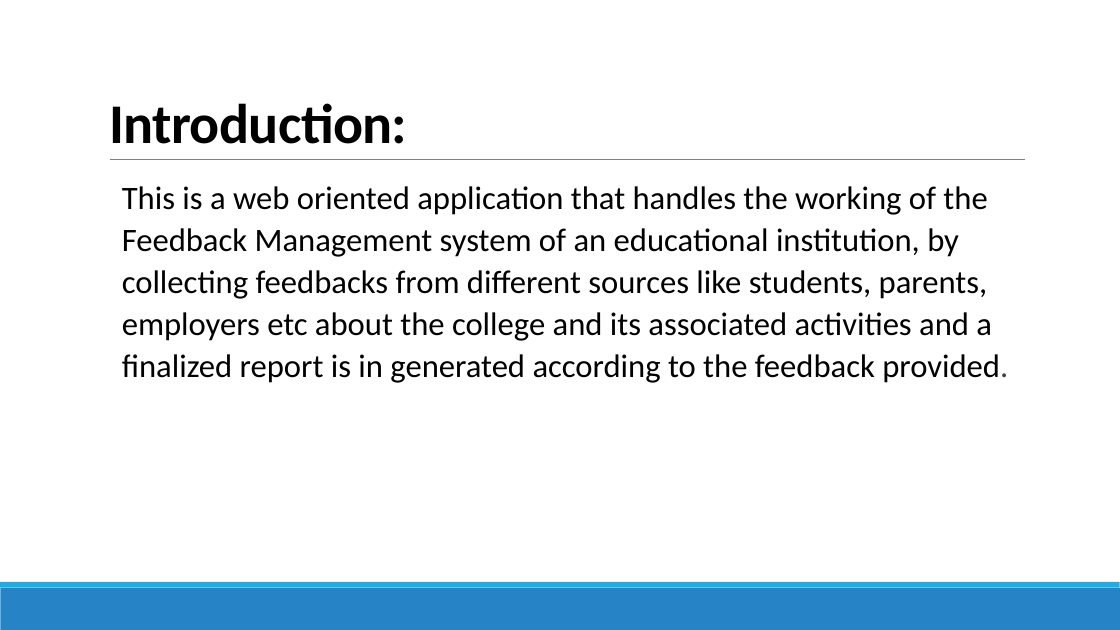
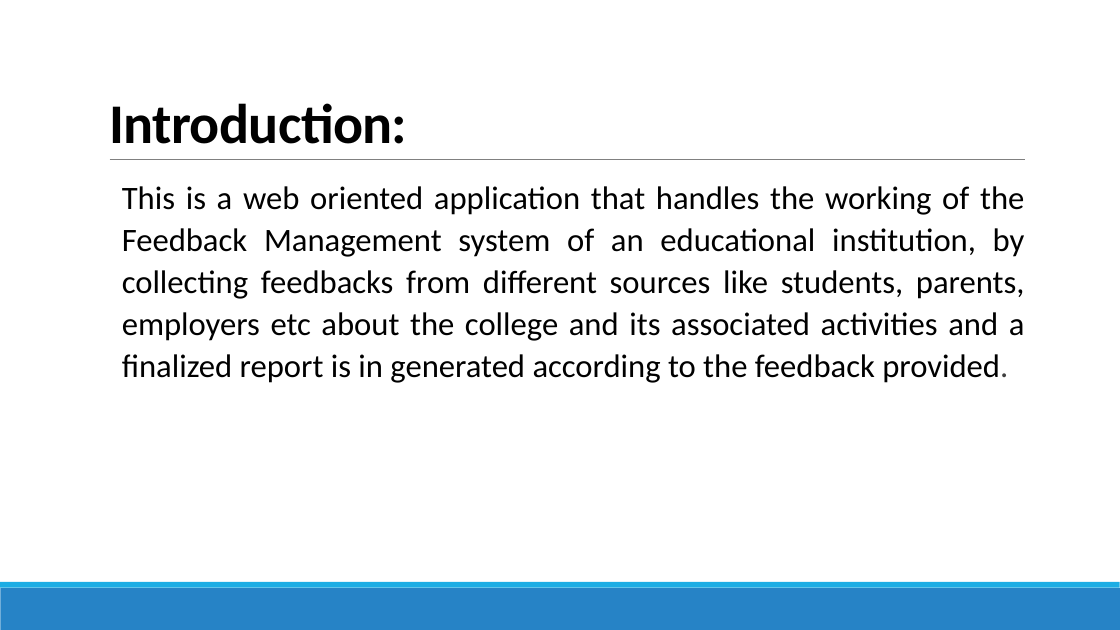
Before and after one commit to Alwyn-Joseph/FeedbackMs, a slide deck: slide 2 of Documentation/Feedback Management System.pptx. Drawn at 1120x630 pixels with LibreOffice and Linux fonts; fonts in the diff are those of the drawing. Boxes give left, top, right and bottom in pixels: in the first picture for what was removed or moved away, otherwise in the second. Text is boxed around its words. In the diff, an @@ line names an element or a change of style, - is before the commit and + after.

```diff
--- a/Documentation/Feedback Management System.pptx
+++ b/Documentation/Feedback Management System.pptx
@@ text "This is a web oriented ..." at (122,186,1025,383): alignment left to justified @@
```
Also in this commit, not shown: 5 other slides changed, 1 slide added, 57 other files.
